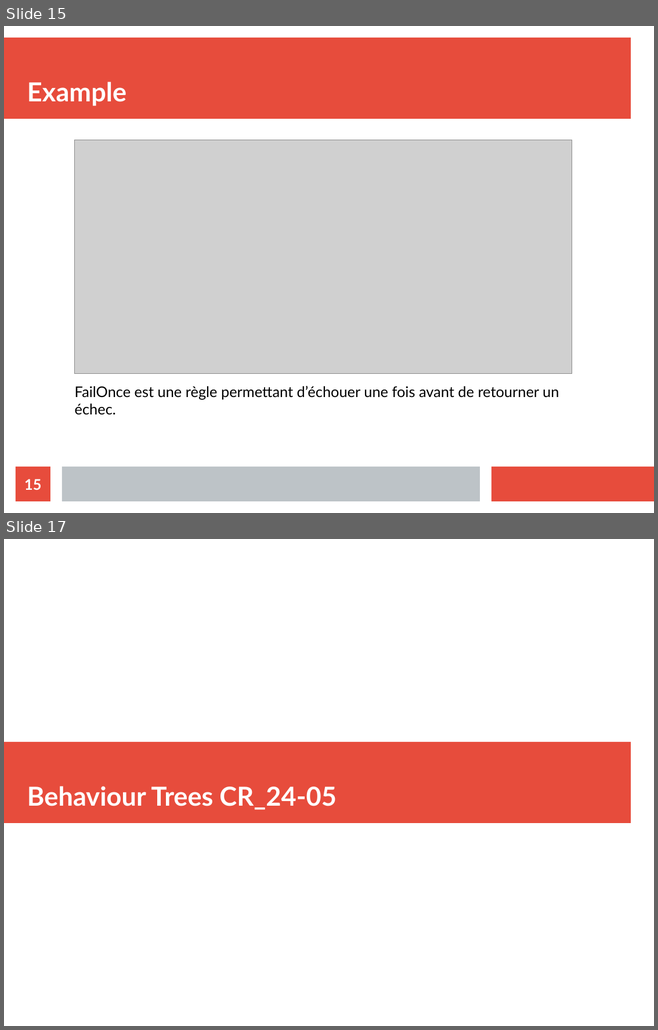
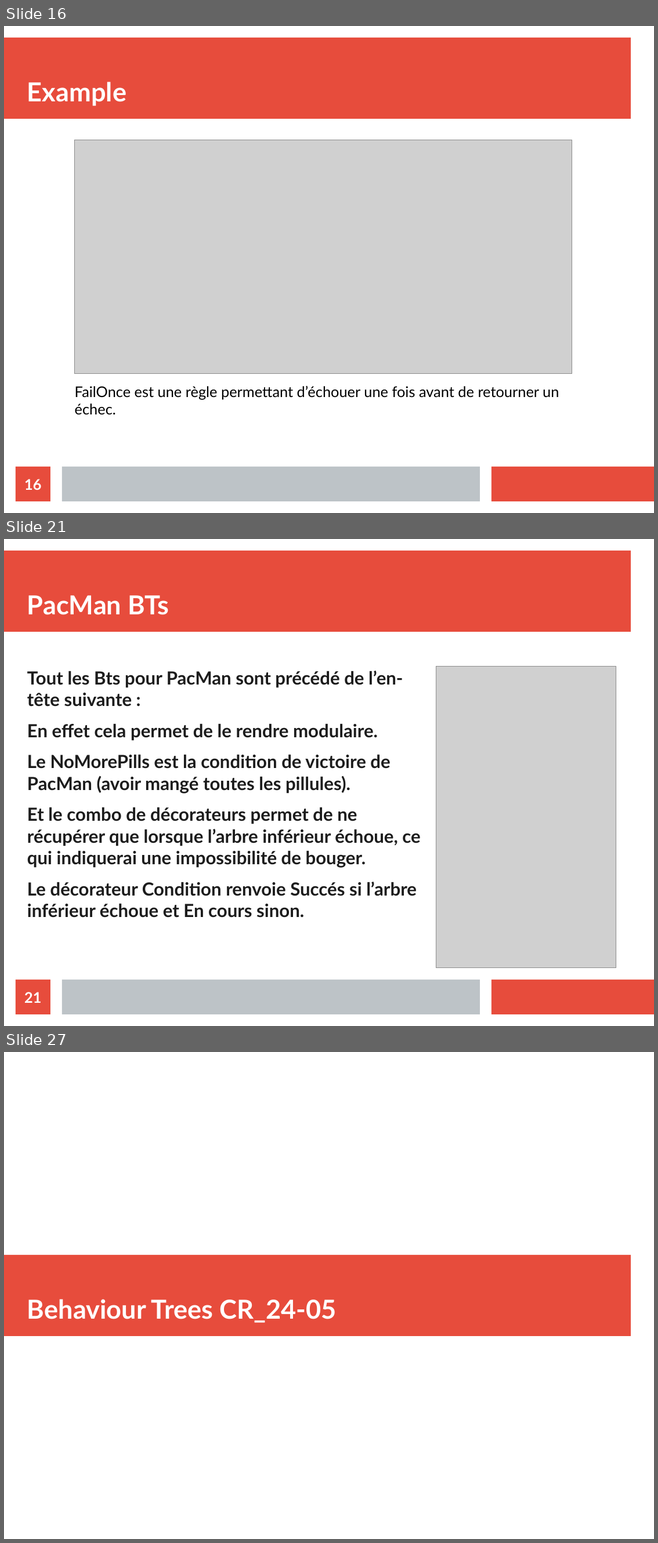
Before and after one commit to ValentinLebouvier/TAL2019, a slide deck: Comptes Rendus/CR_10-05.odp. Shown one above the other, each under a label of ours: slides 15 and 17 before the commit, slides 16, 21 and 27 after it; the slides between them are not shown. The pictures are 658x1030 and 658x1543 pixels, drawn with LibreOffice and Linux fonts; fonts in the diff are those of the drawing; grey boxes stand for pictures. Boxes give left, top, right and bottom in pixels: in the first picture for what was removed or moved away, otherwise in the second. Text is boxed around its words. In the diff, an @@ line names an element or a change of style, - is before the commit and + after.

```diff
--- a/Comptes Rendus/CR_10-05.odp
+++ b/Comptes Rendus/CR_10-05.odp
@@ slide 21 added at (x1=4, y1=539, x2=654, y2=1026), background #FFFFFF; not listed: 3 template elements that a slide beside it also shows @@
@@ title added at (x1=27, y1=595, x2=169, y2=615), 32 pt, text #FFFFFF, bold @@
+PacMan BTs
@@ text added at (x1=27, y1=671, x2=420, y2=918), 22.1 pt, text #1C1C1C, bold @@
+Tout les Bts pour PacMan sont précédé de l’en-tête suivante :
+En effet cela permet de le rendre modulaire.
+Le NoMorePills est la condition de victoire de PacMan (avoir mangé toutes les pillules).
+Et le combo de décorateurs permet de ne récupérer que lorsque l’arbre inférieur échoue, ce qui indiquerai une impossibilité de bouger.
+Le décorateur Condition renvoie Succés si l’arbre inférieur échoue et En cours sinon.
@@ picture added at (x1=436, y1=667, x2=616, y2=969) @@
@@ page number added at (x1=16, y1=980, x2=50, y2=1015), fill #E74C3C, 18 pt, text #FFFFFF, bold @@
+21
@@ what was slide 15 is now slide 16 @@
@@ page number at (x1=24, y1=479, x2=41, y2=490): text changed @@
-15
+16
@@ what was slide 17 is now slide 27 @@
```
Also in this commit, not shown: 2 slides changed, 9 other slides added, 18 other files.
